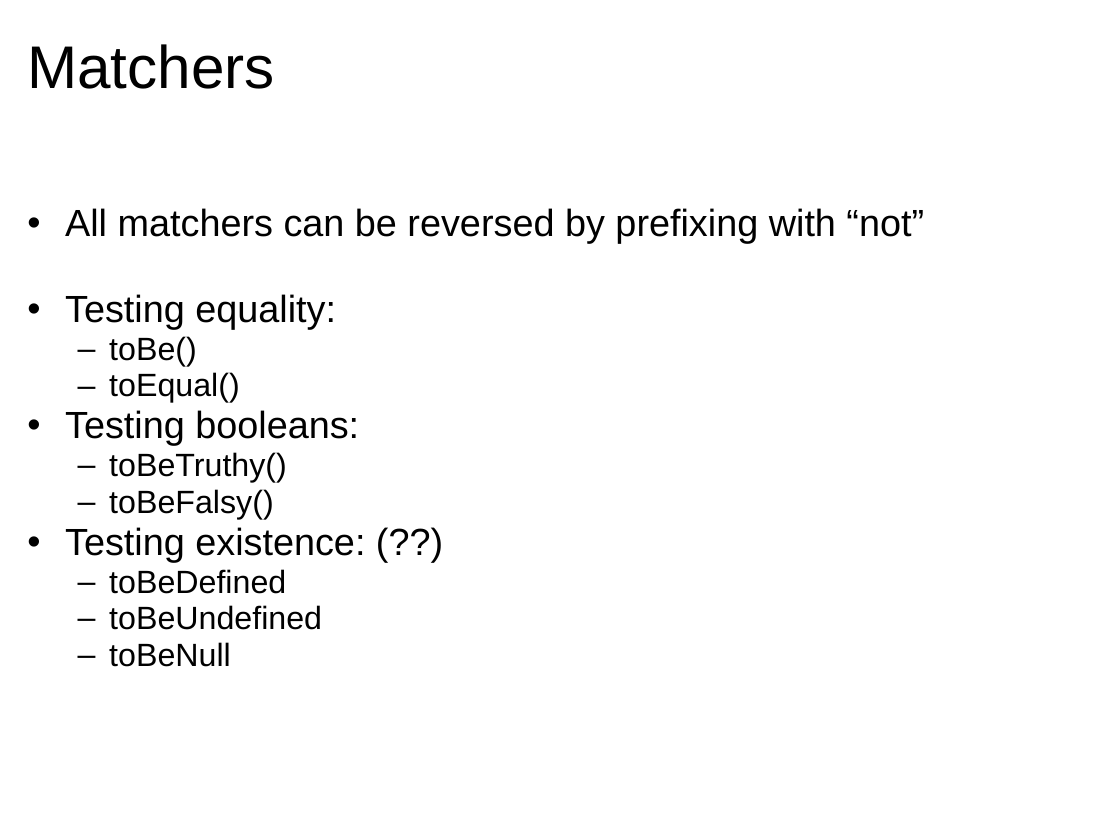
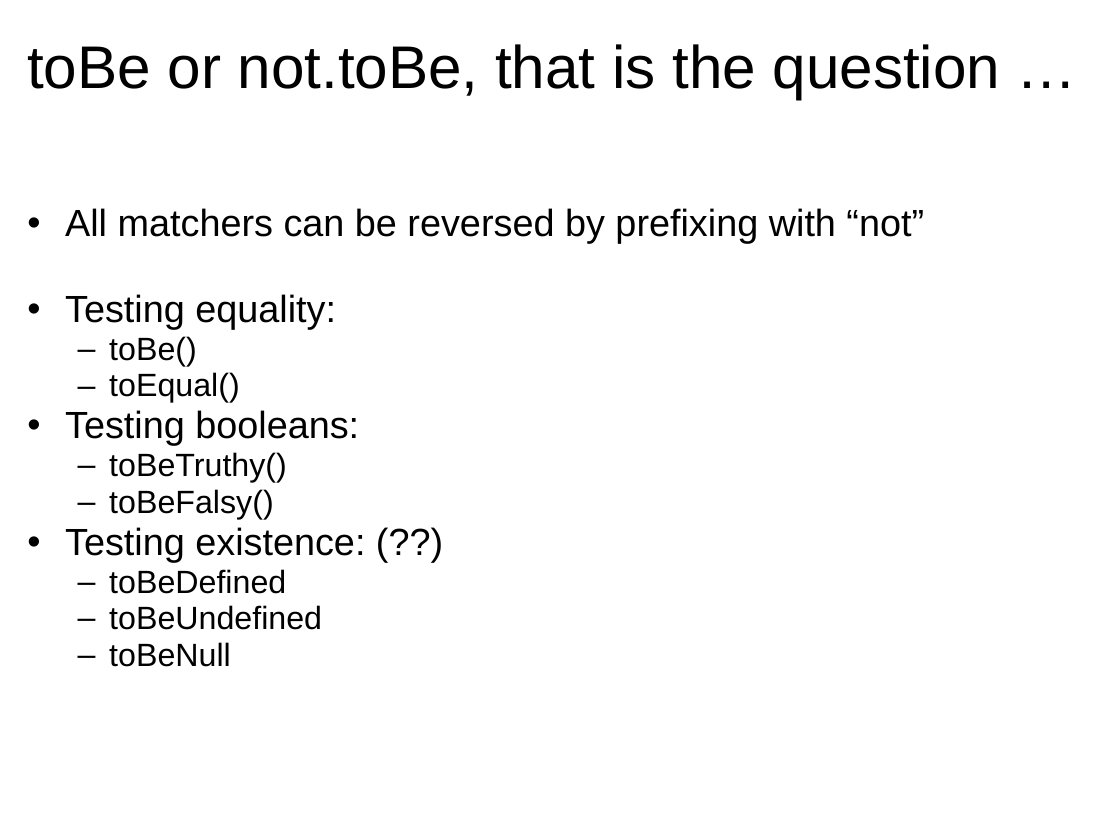
Before and after one commit to jomontanari/JasmineBowlingGame, a slide deck: slide 8 of TestingJavaScript_with_Jasmine.ppt. Drawn at 1120x840 pixels with LibreOffice and Linux fonts; fonts in the diff are those of the drawing. Boxes give left, top, right and bottom in pixels: in the first picture for what was removed or moved away, otherwise in the second. Text is boxed around its words. In the diff, an @@ line names an element or a change of style, - is before the commit and + after.

```diff
--- a/TestingJavaScript_with_Jasmine.ppt
+++ b/TestingJavaScript_with_Jasmine.ppt
@@ title at [27, 44, 1000, 99]: text changed @@
-Matchers
+toBe or not.toBe, that is the question …
```
Also in this commit, not shown: 1 slide added.
